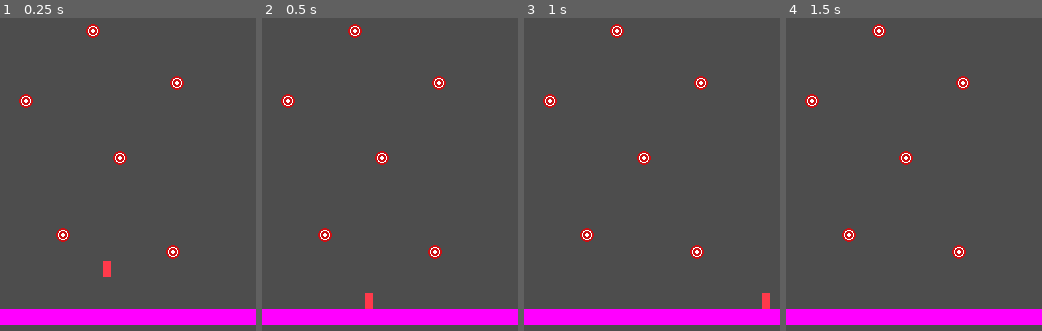
Above: before the commit, frames 1-4 (left to right).
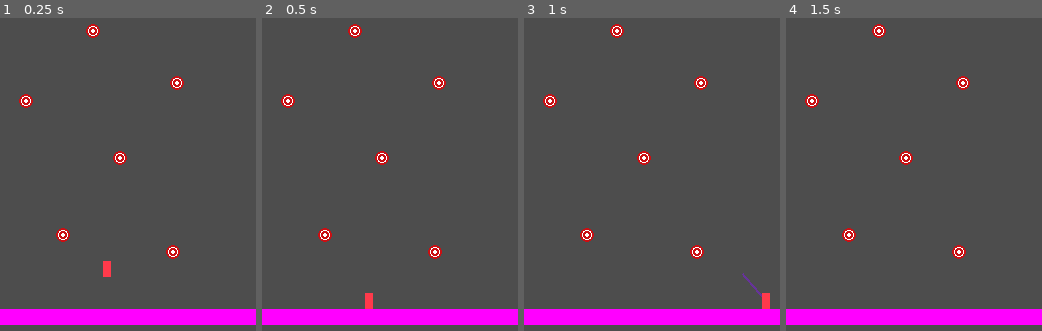
Above: after the commit, the same moments.

Repository: jelmersnippe/punching-game
Game: Godot game, scene res://main.tscn
Same seed, same stepped clock (60 frames per second), same inputs: the game is played once before the commit and once after it.
Inputs (mouse positions are in pixels of both pictures, inside the frame that each line leads up to):
- Up to frame 1 (0.25 s): no input
- Up to frame 2 (0.5 s): no input
- Up to frame 3 (1 s): move the mouse to (708, 233) at 0.52 s; hold D (move_right) from 0.53 s (still down); hold Space (charge) from 0.53 s (still down)
- Up to frame 4 (1.5 s): keep holding D (move_right); move the mouse to (862, 280) at 1.27 s; release Space (charge) at 1.28 s; tap Space (charge) at 1.35 s

Frames 1-2 are identical in both runs. In frame 3, less than 0.1% of the frame differs, in the area x 85-93%, y 81-90%; in frame 4, nothing differs.

Commit message:
Split player script into grounded/airborne functions

Diff:
--- a/player.gd
+++ b/player.gd
@@ -5,6 +5,7 @@
 const TIME_TO_MAX_CHARGE = 1.5
 const MAX_CHARGE = 600
 const AIR_TIME = 0.2
+const AIR_HOLD_GRACE_TIME = 0.2
 var CHARGE_SPEED = MAX_CHARGE / TIME_TO_MAX_CHARGE
 
 # Get the gravity from the project settings to be synced with RigidBody nodes.
@@ -12,46 +13,89 @@
 
 @export var current_charge: float = 0
 @export var remaining_air_time: float = 0
+@export var remaining_air_hold_grace_time: float = 0
 
 @export var available_charges = 0
 
+func _draw():
+	var distance = current_charge * AIR_TIME
+	var direction = (get_global_mouse_position() - global_position).normalized()
+	draw_line(Vector2(0, 0), distance * direction, Color.REBECCA_PURPLE, 2)
+
 func _physics_process(delta):
-	# Add the gravity.
 	if not is_on_floor():
-		if remaining_air_time <= 0:
-			velocity.y += gravity * delta
-		else:
-			remaining_air_time -= delta
-			if remaining_air_time <= 0:
-				velocity.x = 0
-				velocity.y = 0
+		_handle_airborne(delta)
 	else:
-		remaining_air_time = 0
-		if available_charges <= 0:
-			available_charges = 1
+		_handle_grounded(delta)
 
-	# Handle jump.
-	if Input.is_action_pressed("charge") and available_charges > 0 and current_charge < MAX_CHARGE:
-		velocity.y = 0
+	move_and_slide()
+
+	return
+
+	if Input.is_action_just_pressed("charge") and not is_on_floor():
+		remaining_air_hold_grace_time = AIR_HOLD_GRACE_TIME
+
+	if Input.is_action_pressed("charge") and available_charges > 0:
 		current_charge += CHARGE_SPEED * delta
 		if current_charge > MAX_CHARGE:
 			current_charge = MAX_CHARGE
+		elif not is_on_floor():
+			velocity = Vector2(0, 0)
 
-	if is_on_floor():
-		velocity.x = Input.get_axis("move_left", "move_right") * SPEED
-
-	if Input.is_action_just_released("charge") and current_charge > 0:
-		remaining_air_time = (current_charge / MAX_CHARGE) * AIR_TIME
-		current_charge = 0
-		available_charges -= 1
-
-		var direction = (get_global_mouse_position() - global_position).normalized()
-		velocity = direction * MAX_CHARGE
-
-	move_and_slide()
+		queue_redraw()
 
 
 func _on_punch_area_area_entered(area):
 	if area.is_in_group("target"):
 		area.queue_free()
 		available_charges += 1
+
+func _handle_grounded(delta: float):
+	if not is_on_floor():
+		return
+
+	remaining_air_time = 0
+	remaining_air_hold_grace_time = 0
+	available_charges = 1
+
+	var input = Input.get_axis("move_left", "move_right")
+	if input:
+		velocity.x = input * SPEED
+	else:
+		velocity.x = move_toward(velocity.x, 0, SPEED)
+
+	if Input.is_action_pressed("charge") and available_charges > 0:
+		_charge(delta)
+
+	if Input.is_action_just_released("charge"):
+		_release_charge()
+
+func _charge(delta: float):
+	current_charge += CHARGE_SPEED * delta
+	if current_charge > MAX_CHARGE:
+		current_charge = MAX_CHARGE
+
+	queue_redraw()
+
+func _release_charge():
+	if current_charge <= 0 or available_charges <= 0:
+		return
+
+	remaining_air_time = (current_charge / MAX_CHARGE) * AIR_TIME
+	current_charge = 0
+	available_charges -= 1
+
+	var direction = (get_global_mouse_position() - global_position).normalized()
+	velocity = direction * MAX_CHARGE
+	queue_redraw()
+
+func _handle_airborne(delta: float):
+	if is_on_floor():
+		return
+
+	if remaining_air_time <= 0:
+		velocity.y += gravity * delta
+	else:
+		remaining_air_time -= delta
+		if remaining_air_time <= 0:
+			velocity /= 4
Not shown, added: pla55C4.tmp
